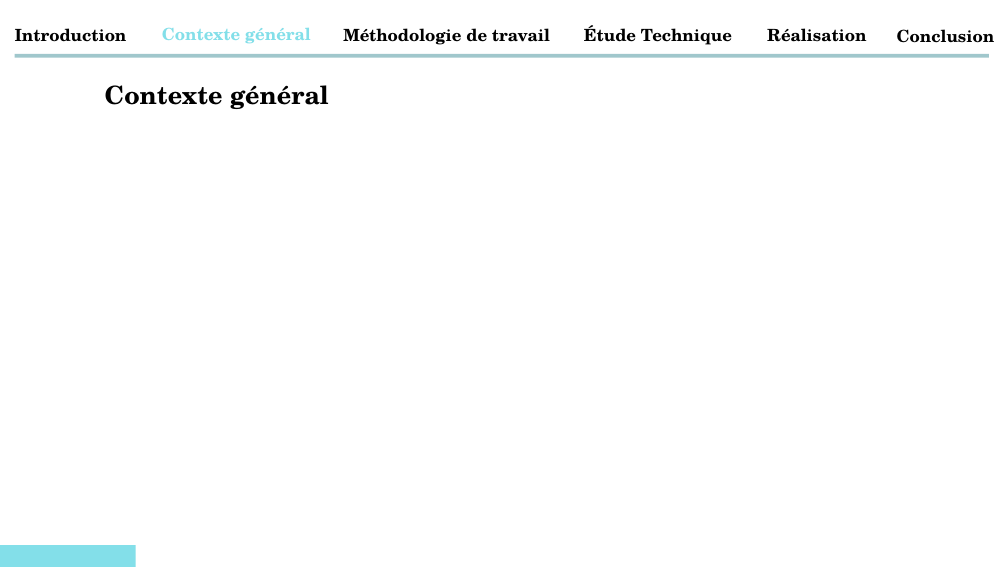
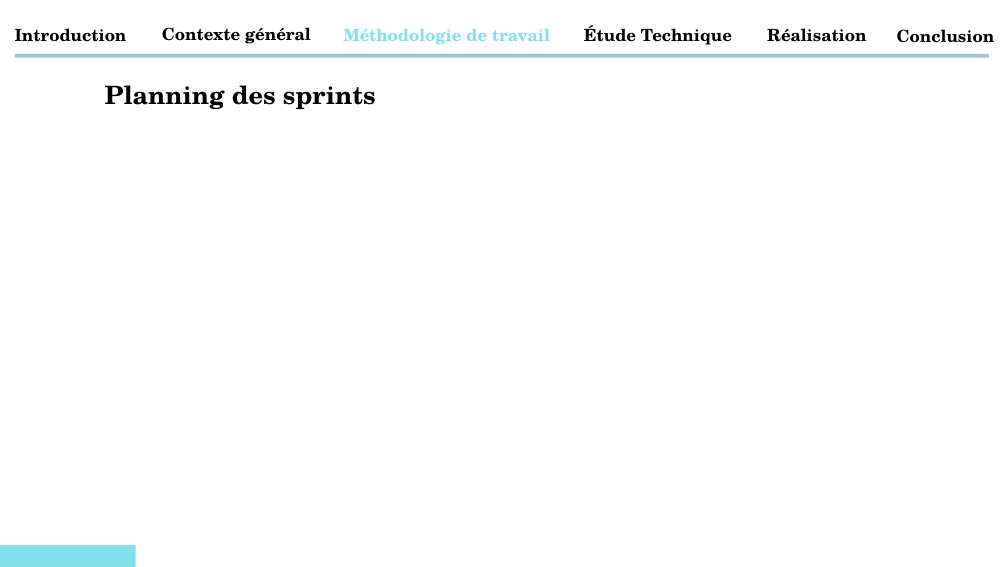
Before and after one commit to abdessamadtanafaat/AdminDashboard, a slide deck: slide 16 of PRESENTATION PFA/Presentatin PFA .pptx (slide 5 before the commit). Drawn at 1008x567 pixels with LibreOffice and Linux fonts; fonts in the diff are those of the drawing. Boxes give left, top, right and bottom in pixels: in the first picture for what was removed or moved away, otherwise in the second. Text is boxed around its words. In the diff, an @@ line names an element or a change of style, - is before the commit and + after.

```diff
--- a/PRESENTATION PFA/Presentatin PFA .pptx
+++ b/PRESENTATION PFA/Presentatin PFA .pptx
@@ text "Contexte général" at (x1=162, y1=27, x2=311, y2=44): text colour #83DFE9 to #000000 @@
@@ text "Méthodologie de travail" at (x1=343, y1=28, x2=550, y2=45): text colour #000000 to #83DFE9 @@
@@ text at (x1=105, y1=85, x2=376, y2=109): text changed @@
-Contexte général
+Planning des sprints
```
Also in this commit, not shown: 6 other slides changed, 11 slides added, 1 other file.
